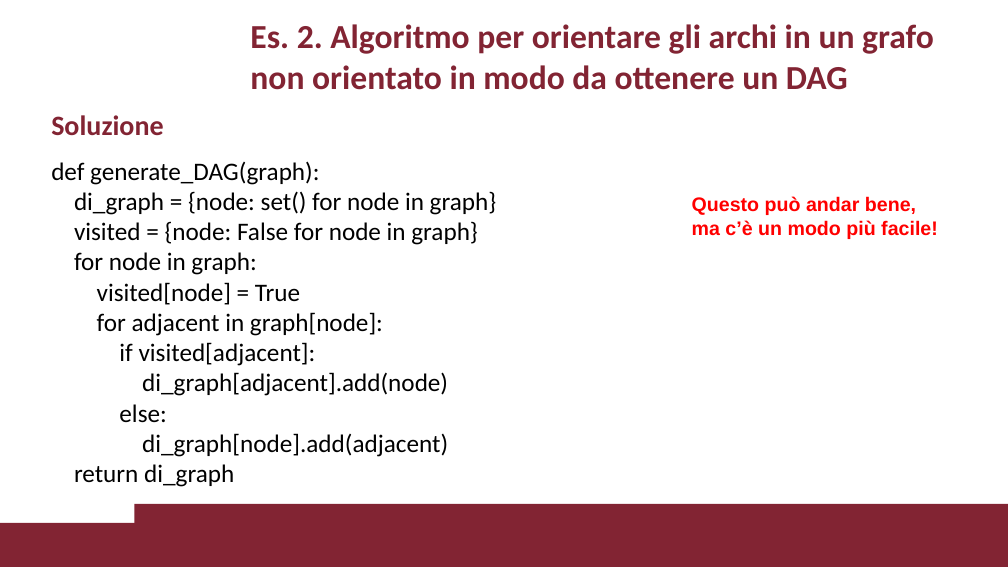
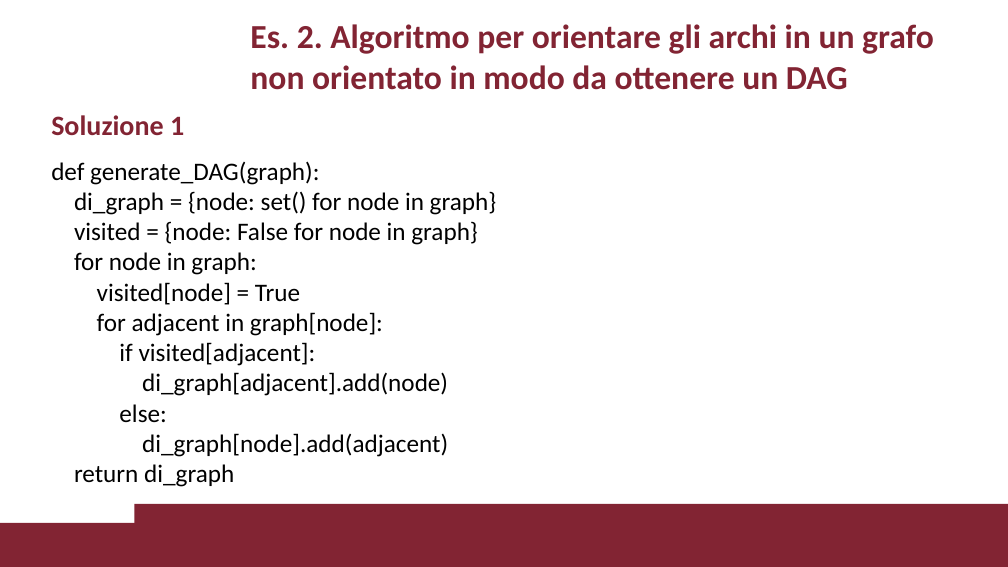
Before and after one commit to VincenzoImp/PDA, a slide deck: slide 8 of Esercitazione1/Esercitazione1.pptx. Drawn at 1008x567 pixels with LibreOffice and Linux fonts; fonts in the diff are those of the drawing; background and template pictures are left out. Boxes give left, top, right and bottom in pixels: in the first picture for what was removed or moved away, otherwise in the second. Text is boxed around its words. In the diff, an @@ line names an element or a change of style, - is before the commit and + after.

```diff
--- a/Esercitazione1/Esercitazione1.pptx
+++ b/Esercitazione1/Esercitazione1.pptx
@@ title at <box>51,115,184,135</box>: text changed @@
-Soluzione
+Soluzione 1
@@ text removed at <box>692,196,938,239</box> @@
-Questo può andar bene,
-ma c’è un modo più facile!
```
Also in this commit, not shown: 10 other slides changed, 5 slides added, 4 slides removed, 2 other files.
